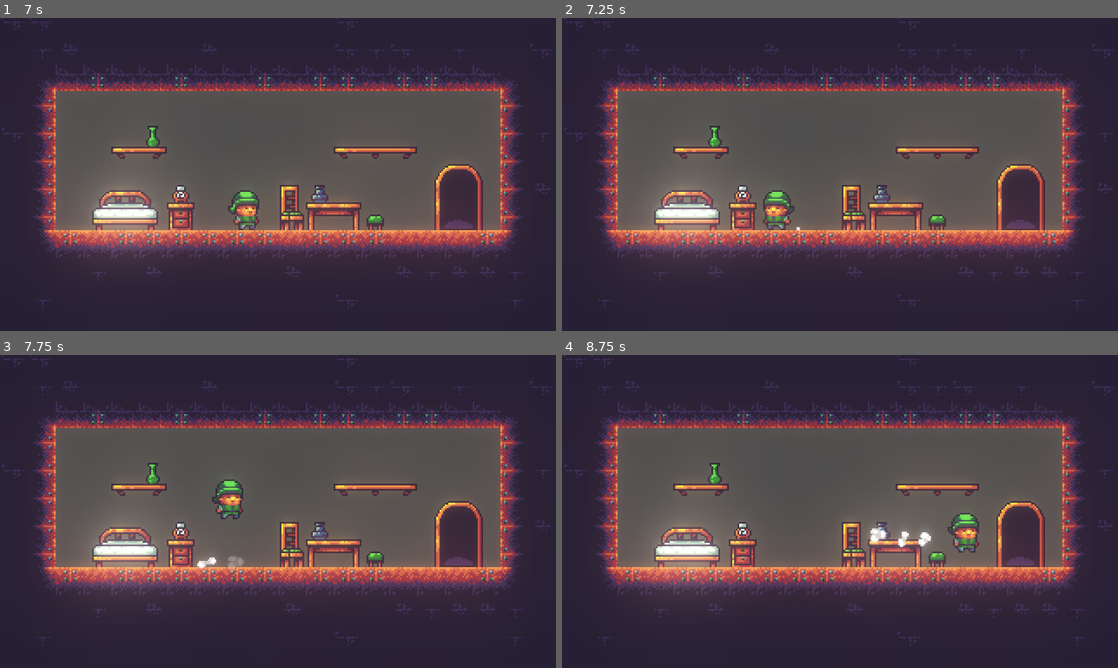
Above: before the commit, frames 1-4 (two rows, left to right).
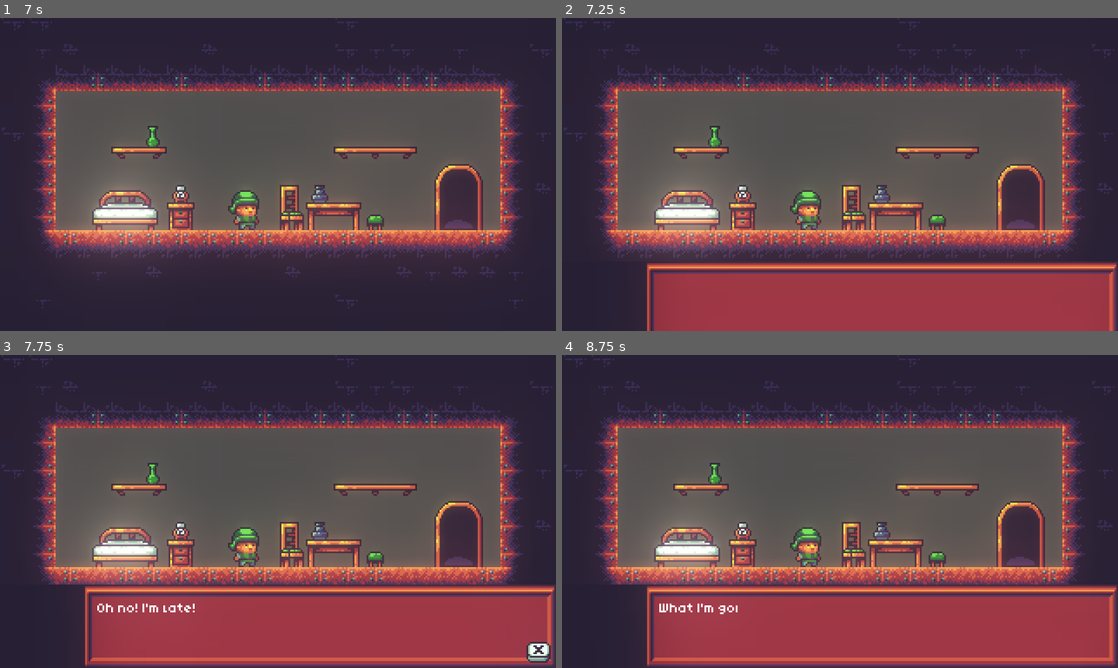
Above: after the commit, the same moments.

Repository: lethiandev/gd-christmas-morning
Game: Godot game, scene res://stages/bedroom/bedroom_stage.tscn
Same seed, same stepped clock (60 frames per second), same inputs: the game is played once before the commit and once after it.
Inputs:
- Up to frame 1 (7 s): tap Enter at 0.5, 2, 3.5 s; hold D (move_right) 0.53-2.03 s; tap X (interact) every 0.75 s from 0.6 to 6.6 s; tap W (jump) at 0.77, 1.52, 3.02, 3.77, 4.52, 6.02, 6.77 s; tap Space at 1.25, 2.75, 4.25 s; hold A (move_left) 2.03-2.78 s; hold D (move_right) 2.78-4.28 s; hold A (move_left) 4.28-5.03 s; hold D (move_right) 5.03-5.78 s; hold A (move_left) from 5.78 s (still down)
- Up to frame 2 (7.25 s): keep holding A (move_left)
- Up to frame 3 (7.75 s): release A (move_left) at 7.28 s; hold D (move_right) from 7.28 s (still down); tap X (interact) at 7.35 s; tap W (jump) at 7.52 s
- Up to frame 4 (8.75 s): keep holding D (move_right); tap X (interact) at 8.1 s

Frame 1 is identical in both runs. In frame 2, 19% of the frame differs, in the area x 6-100%, y 55-100%; in frame 3, 23%; in frame 4, 23%, in the area x 6-100%, y 50-100%.

Commit message:
Add dialogue into intro

Diff:
--- a/src/stages/bedroom/bedroom_stage.tscn
+++ b/src/stages/bedroom/bedroom_stage.tscn
@@ -21,11 +21,14 @@
 tracks/0/imported = false
 tracks/0/enabled = true
 tracks/0/keys = {
-"times": PoolRealArray( 4.5 ),
-"transitions": PoolRealArray( 1 ),
+"times": PoolRealArray( 4.5, 7 ),
+"transitions": PoolRealArray( 1, 1 ),
 "values": [ {
 "args": [  ],
 "method": "fade_in"
+}, {
+"args": [  ],
+"method": "dialog_start"
 } ]
 }
 tracks/1/type = "audio"
@@ -36,7 +39,7 @@
 tracks/1/enabled = true
 tracks/1/keys = {
 "clips": [ {
-"end_offset": 3.98,
+"end_offset": 4.99,
 "start_offset": 0.0,
 "stream": ExtResource( 9 )
 }, {
@@ -44,7 +47,7 @@
 "start_offset": 0.0,
 "stream": ExtResource( 10 )
 } ],
-"times": PoolRealArray( 0, 4 )
+"times": PoolRealArray( 0, 3 )
 }
 tracks/2/type = "method"
 tracks/2/path = NodePath("Player")
@@ -132,6 +135,7 @@
 
 [node name="Player" parent="." instance=ExtResource( 1 )]
 position = Vector2( -88, 15 )
+z_index = -1
 
 [node name="SecretArea" parent="." instance=ExtResource( 4 )]
 
--- a/src/stages/bedroom/intro.gd
+++ b/src/stages/bedroom/intro.gd
@@ -2,3 +2,9 @@
 
 func fade_in() -> void:
 	Transition.fade_in()
+
+func dialog_start() -> void:
+	Dialogue.dialog_start([
+		{ "who": "player", "what": "Oh no! I'm late!" },
+		{ "who": "player", "what": "What I'm going to do!" },
+	])
